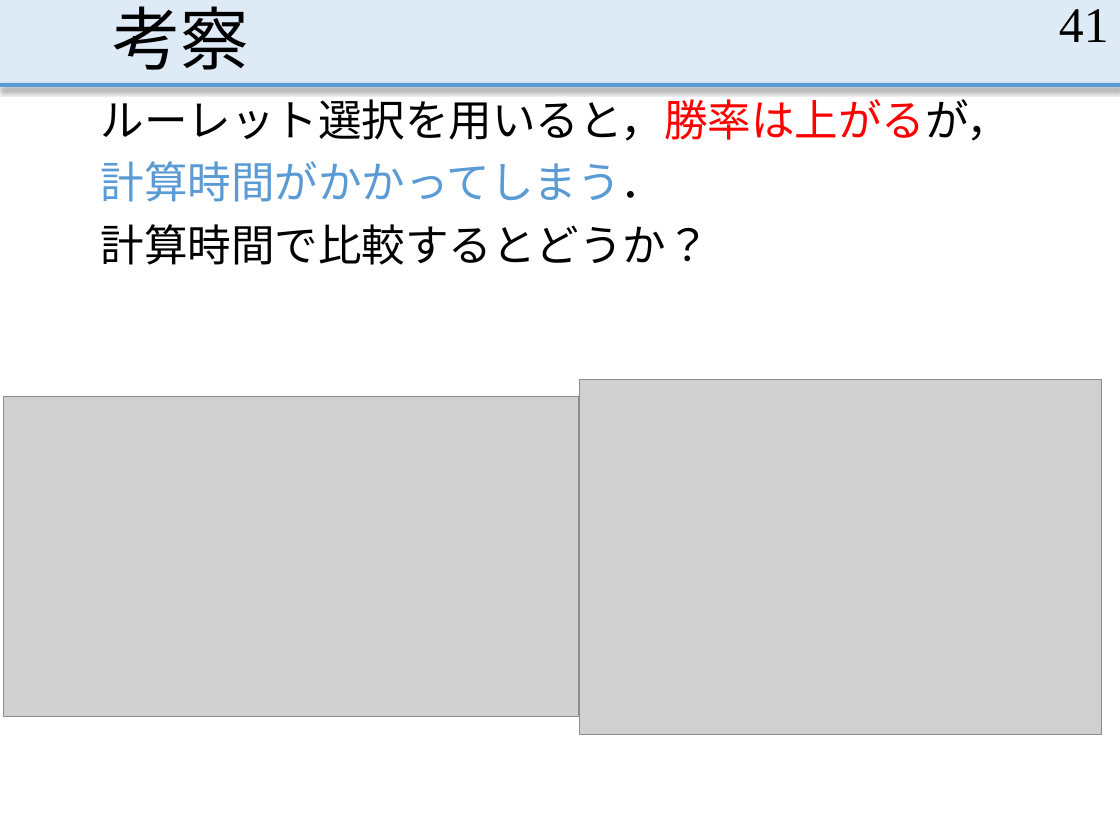
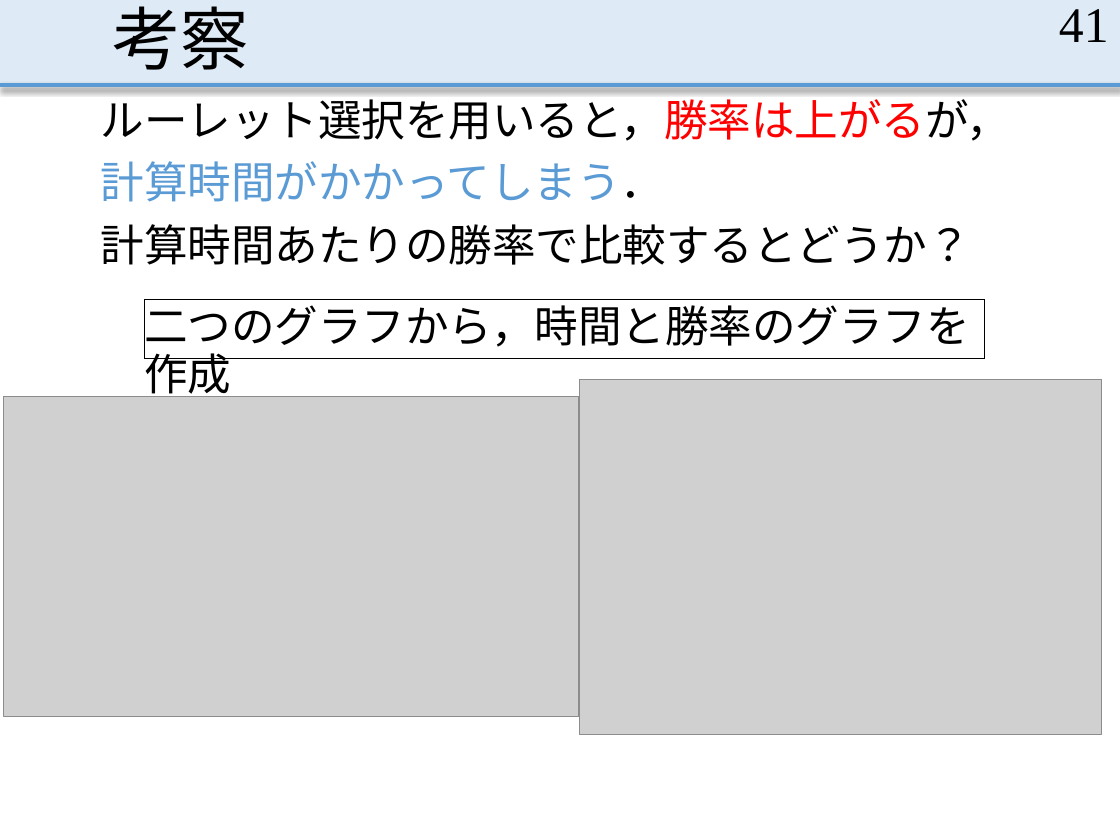
Before and after one commit to MasayaOda/SR, a slide deck: slide 41 of 190702oda.pptx. Drawn at 1120x840 pixels with LibreOffice and Linux fonts; fonts in the diff are those of the drawing; grey boxes stand for pictures. Boxes give left, top, right and bottom in pixels: in the first picture for what was removed or moved away, otherwise in the second. Text is boxed around its words. In the diff, an @@ line names an element or a change of style, - is before the commit and + after.

```diff
--- a/190702oda.pptx
+++ b/190702oda.pptx
@@ text at (101, 224, 971, 265): text changed @@
-計算時間で比較するとどうか？
+計算時間あたりの勝率で比較するとどうか？
@@ rectangle added at (144, 300, 984, 360), outline #000000 0.75 pt, 28 pt, text #000000 @@
+二つのグラフから，時間と勝率のグラフを作成
```
Also in this commit, not shown: 13 other slides changed, 6 slides added.
